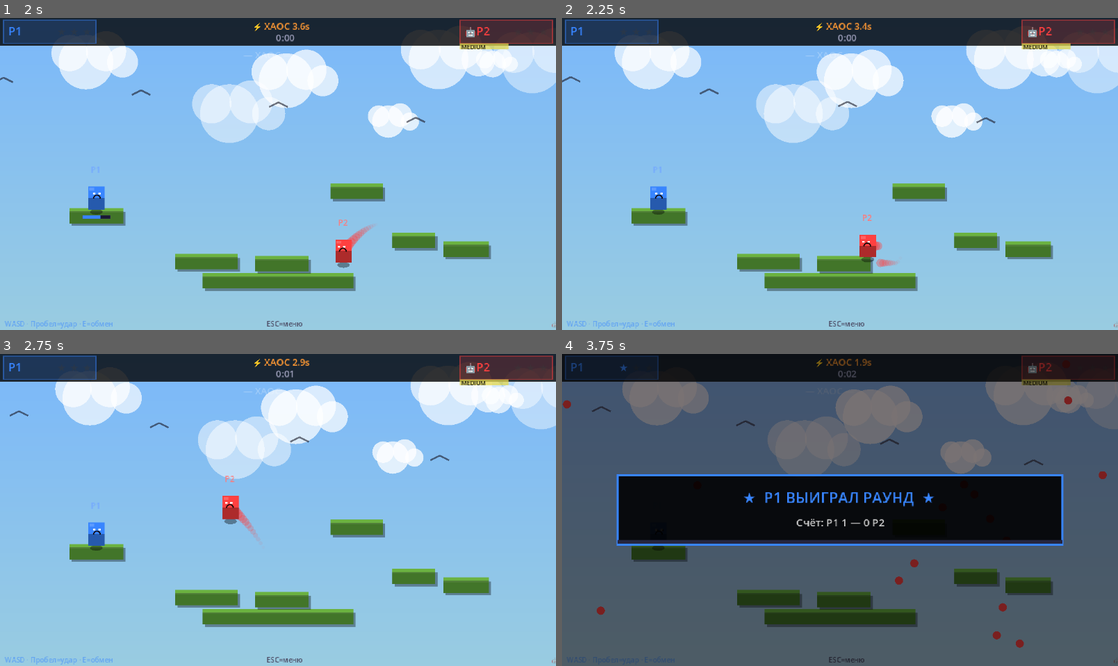
Above: before the commit, frames 1-4 (two rows, left to right).
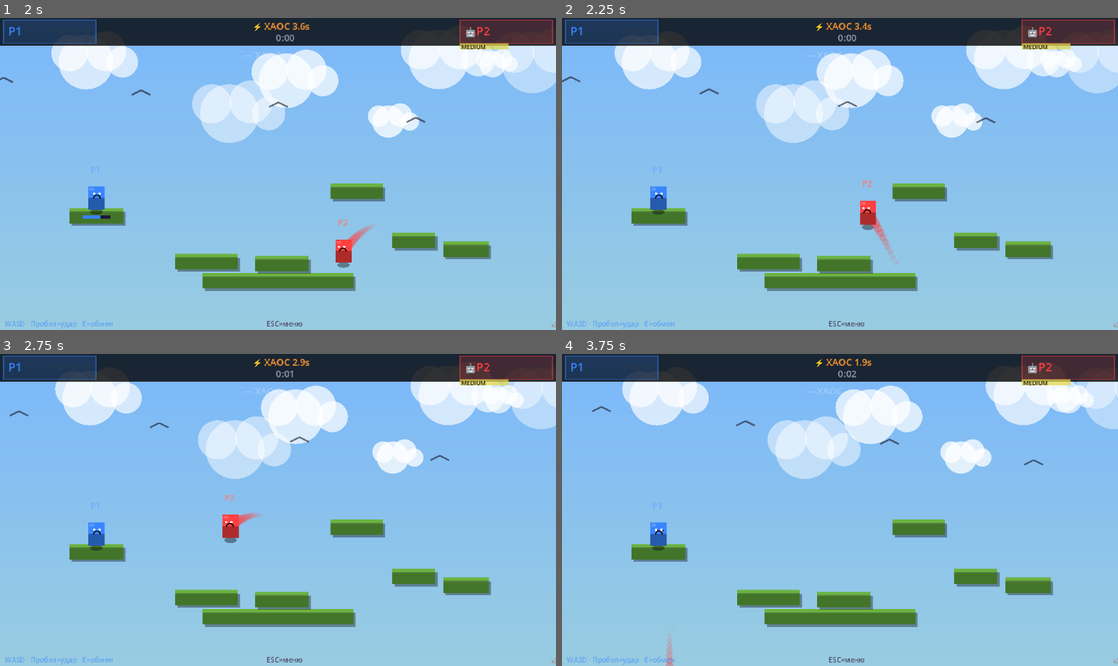
Above: after the commit, the same moments.

Repository: kkeefi/Swap-slap
Game: Godot game, scene res://Game.tscn
Same seed, same stepped clock (60 frames per second), same inputs: the game is played once before the commit and once after it.
Inputs:
- Up to frame 1 (2 s): tap Enter (p2_swap) at 0.5, 1.35 s; hold Up from 0.53 s (still down); tap E (p1_swap) at 0.6 s; tap Space at 0.77, 1.52 s
- Up to frame 2 (2.25 s): release Up at 2.03 s; hold Left from 2.03 s (still down); tap H at 2.1 s
- Up to frame 3 (2.75 s): keep holding Left
- Up to frame 4 (3.75 s): tap I at 2.85 s; tap Space at 3.02 s; release Left at 3.53 s; hold S from 3.53 s (still down); tap T at 3.6 s

Frame 1 is identical in both runs. In frame 2, 0.8% of the frame differs, in the area x 53-60%, y 52-80%; in frame 3, 0.6%; in frame 4, 100%, in the area x 0-100%, y 0-100%.

Commit message:
bot: update input map for dual player support

Diff:
--- a/project.godot
+++ b/project.godot
@@ -83,7 +83,7 @@
 }
 p2_push={
 "deadzone": 0.5,
-"events": [Object(InputEventKey,"resource_local_to_scene":fa …(125 unchanged characters)… ":false,"pressed":false,"keycode":4194322,"physical_keycode":0,"key_label":0,"unicode":0,"location":0,"echo":false,"script":null)
+"events": [Object(InputEventKey,"resource_local_to_scene":fa …(125 unchanged characters)… ":false,"pressed":false,"keycode":4194325,"physical_keycode":0,"key_label":0,"unicode":0,"location":0,"echo":false,"script":null)
 ]
 }
 p2_swap={
--- a/scripts/bot.gd
+++ b/scripts/bot.gd
@@ -132,14 +132,14 @@
 
 	_easy_think_cd -= delta
 	if _easy_think_cd > 0:
-		if randf() < 0.3:
+		if randf() < 0.5:
 			var dx : float = ep.x - bp.x
 			if abs(dx) > 12:
 				if dx > 0: right = true
 				else: left = true
 		return
 
-	_easy_think_cd = randf_range(0.4, 0.7)
+	_easy_think_cd = randf_range(0.25, 0.55)
 
 	if randf() < 0.25:
 		return
@@ -154,10 +154,10 @@
 		if dx > 0: right = true
 		else: left = true
 
-	if dist < REACT_DIST and randf() < 0.5:
-		push = true
-
-	if bot.on_floor and ep.y < bp.y - 30 and _jump_cd <= 0 and randf() < 0.5:
+	if dist < REACT_DIST and randf() < 0.7:
+		push = true
+
+	if bot.on_floor and ep.y < bp.y - 30 and _jump_cd <= 0 and randf() < 0.7:
 		jump = true; _jump_cd = 0.6
 
 	if (bp.x < EDGE_DANGER or bp.x > Globals.VW - EDGE_DANGER) and randf() < 0.65:
@@ -187,18 +187,18 @@
 	if _medium_think_cd > 0:
 		return
 
-	_medium_think_cd = randf_range(0.18, 0.38)
+	_medium_think_cd = randf_range(0.1, 0.22)
 
 	if randf() < 0.1:
 		return
 
-	if dist < REACT_DIST and randf() < 0.5:
-		push = true
-
-	if bot.on_floor and ep.y < bp.y - 25 and _jump_cd <= 0 and randf() < 0.55:
+	if dist < REACT_DIST and randf() < 0.65:
+		push = true
+
+	if bot.on_floor and ep.y < bp.y - 25 and _jump_cd <= 0 and randf() < 0.7:
 		jump = true; _jump_cd = 0.45
 
-	if (bp.x < EDGE_DANGER or bp.x > Globals.VW - EDGE_DANGER) and randf() < 0.5:
+	if (bp.x < EDGE_DANGER or bp.x > Globals.VW - EDGE_DANGER) and randf() < 0.65:
 		if bp.x < Globals.VW/2: right = true
 		else: left = true
 
